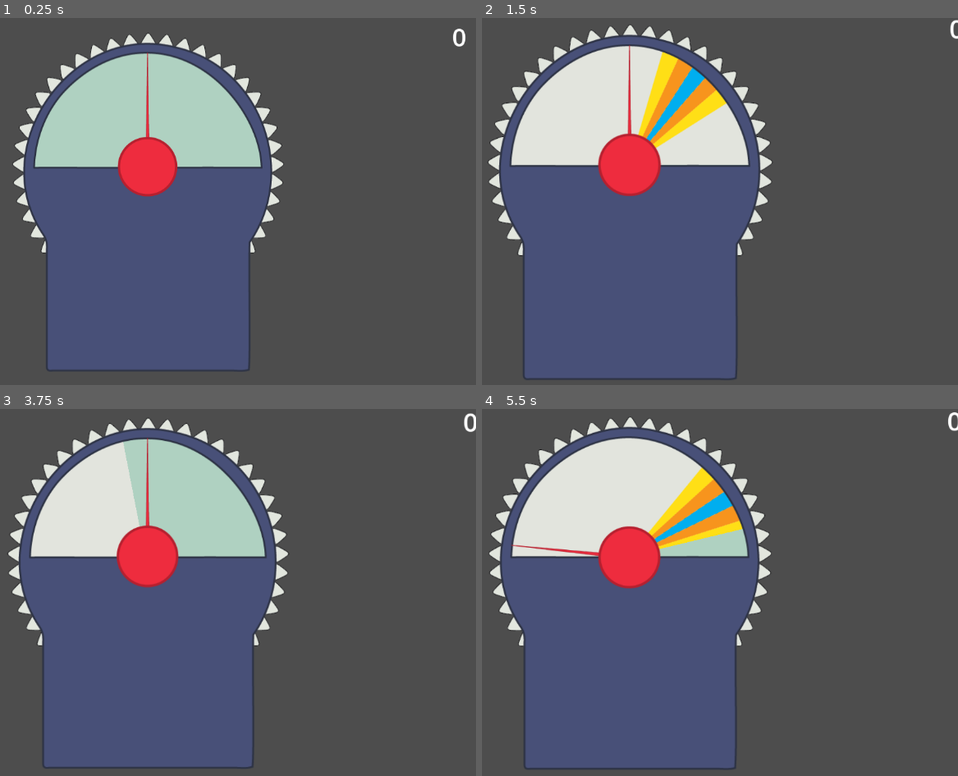
Above: before the commit, frames 1-4 (two rows, left to right).
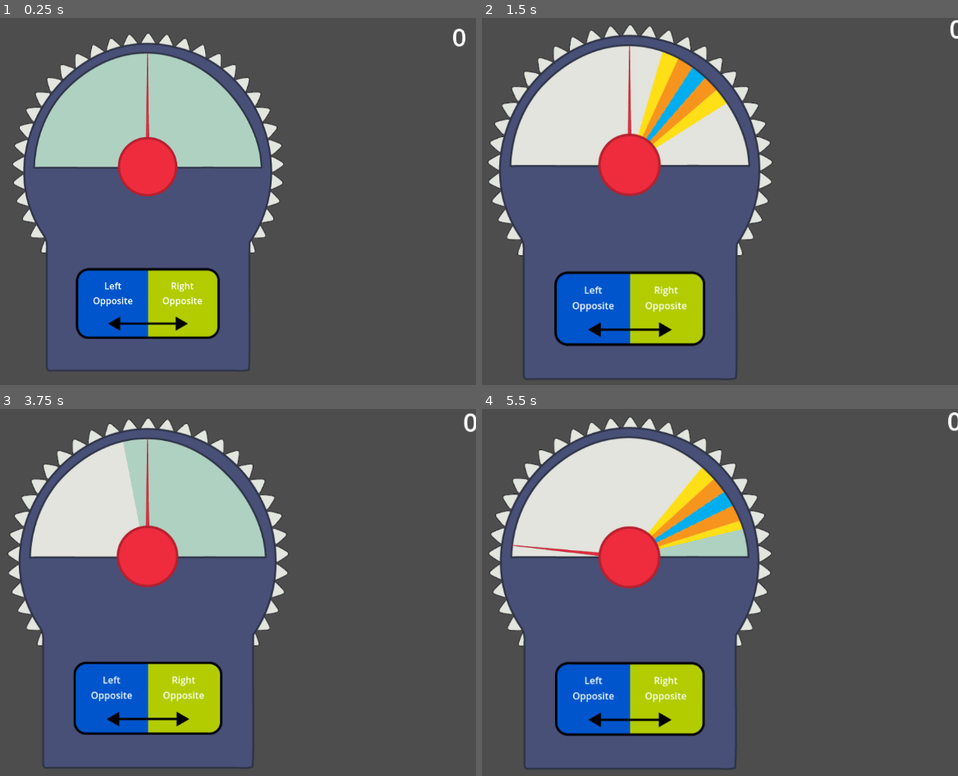
Above: after the commit, the same moments.

Repository: EshanDoes/wavelength--digital-version-
Game: Godot game, scene res://main.tscn
The game is run twice, just before and just after one commit, with the same random seed, the same clock (stepped at 60 frames per second) and the same inputs.
Inputs (mouse positions are in pixels of both pictures, inside the frame that each line leads up to):
- Up to frame 1 (0.25 s): no input
- Up to frame 2 (1.5 s): tap Enter at 0.5 s; move the mouse to (772, 183) at 0.52 s; press the mouse at (772, 183) at 0.53 s; hold Right 0.53-1.28 s; move the mouse to (501, 219) at 1.27 s; release the mouse at (501, 219) at 1.28 s; hold Down from 1.28 s (still down); tap Alt at 1.35 s
- Up to frame 3 (3.75 s): tap Space at 2, 3.5 s; move the mouse to (214, 511) at 2.02 s; release Down at 2.03 s; hold Right 2.03-2.78 s; tap Shift at 2.1 s; tap Enter at 2.75 s; move the mouse to (114, 665) at 2.77 s; hold Up 2.78-3.53 s; click (114, 665) at 2.85 s; move the mouse to (342, 647) at 3.52 s; hold Left from 3.53 s (still down); tap Alt at 3.6 s
- Up to frame 4 (5.5 s): move the mouse to (outside the picture) at 4.27 s; tap Shift at 4.35 s; tap Enter at 5 s; move the mouse to (662, 592) at 5.02 s; release Left at 5.03 s; press the mouse at (662, 592) at 5.03 s; hold Down from 5.03 s (still down)

The runs differ from the first frame. In frame 1, 5.8% of the frame differs, in the area x 15-47%, y 68-88%; in frame 2, 6.4%, in the area x 15-47%, y 68-90%; in frame 3, 6.2%; in frame 4, 6.3%.

Commit message:
Hourly Commit 5 (Day 5)
Added the card to the game, as well as giving the two halves randomly generated colors. Next up is adding all the opposites...

Diff:
--- a/main.tscn
+++ b/main.tscn
@@ -7,10 +7,15 @@
 [ext_resource type="Texture2D" uid="uid://x3mcta2tdgs4" path="res://sprites/board/boardselector.png" id="4_1bvp3"]
 [ext_resource type="AudioStream" uid="uid://ewqnov2ow463" path="res://sounds/sliding.ogg" id="4_272bh"]
 [ext_resource type="Script" uid="uid://dt7l7gb4psnty" path="res://scripts/selector.gd" id="4_lquwl"]
+[ext_resource type="Texture2D" uid="uid://bme352856811p" path="res://sprites/card/leftcard.png" id="8_4c57u"]
 [ext_resource type="Script" uid="uid://cliy8teaersbg" path="res://scripts/camerazoom.gd" id="8_5vw27"]
+[ext_resource type="Script" uid="uid://0bh773ts088m" path="res://scripts/cards.gd" id="8_efxa6"]
+[ext_resource type="Texture2D" uid="uid://nugo8nevivo0" path="res://sprites/card/rightcard.png" id="9_efxa6"]
 
 [sub_resource type="RectangleShape2D" id="RectangleShape2D_1bvp3"]
 size = Vector2(0.5, 13)
+
+[sub_resource type="LabelSettings" id="LabelSettings_efxa6"]
 
 [sub_resource type="LabelSettings" id="LabelSettings_7mycd"]
 font_size = 44
@@ -83,6 +88,46 @@
 position = Vector2(0, -188)
 shape = SubResource("RectangleShape2D_1bvp3")
 
+[node name="Card" type="StaticBody2D" parent="."]
+position = Vector2(578, 500)
+script = ExtResource("8_efxa6")
+
+[node name="lefthalf" type="Sprite2D" parent="Card"]
+modulate = Color(1, 0, 0, 1)
+position = Vector2(-63.5, 0)
+texture = ExtResource("8_4c57u")
+region_enabled = true
+region_rect = Rect2(0, 0, 126.5, 125)
+
+[node name="righthalf" type="Sprite2D" parent="Card"]
+modulate = Color(0, 0, 0.8, 1)
+position = Vector2(63, 0)
+texture = ExtResource("9_efxa6")
+region_enabled = true
+region_rect = Rect2(52, 0, 126.5, 125)
+
+[node name="lefttext" type="Label" parent="Card"]
+offset_left = -123.0
+offset_top = -59.0
+offset_bottom = 22.0
+text = "Left
+Opposite"
+label_settings = SubResource("LabelSettings_efxa6")
+horizontal_alignment = 1
+vertical_alignment = 1
+autowrap_mode = 2
+
+[node name="righttext" type="Label" parent="Card"]
+offset_top = -59.0
+offset_right = 122.0
+offset_bottom = 22.0
+text = "Right
+Opposite"
+label_settings = SubResource("LabelSettings_efxa6")
+horizontal_alignment = 1
+vertical_alignment = 1
+autowrap_mode = 2
+
 [node name="Points Counter" type="Label" parent="."]
 anchors_preset = 1
 anchor_left = 1.0
--- /dev/null
+++ b/scripts/cards.gd
@@ -0,0 +1,15 @@
+extends Node
+
+var leftColor = Color.from_hsv(1,1,1)
+var rightColor = Color.from_hsv(1,1,1)
+
+func _ready():
+	randomColors()
+
+# Generate a random color for each half of the card (the code Color.from_hsv(randf(), 1, 1) is taken from Copilot AI Summary)
+func randomColors():
+	leftColor = Color.from_hsv(randf(), 1, 0.8)
+	rightColor = Color.from_hsv(randf(), 1, 0.8)
+
+	$lefthalf.modulate = leftColor
+	$righthalf.modulate = rightColor
Not shown: 1 places in main.tscn that only renumber resources
Not shown, added: scripts/cards.gd.uid
Renamed: sprites/board/leftcard.png -> sprites/card/leftcard.png
Not shown, changed: sprites/card/leftcard.png.import
Renamed: sprites/board/rightcard.png -> sprites/card/rightcard.png
Not shown, changed: sprites/card/rightcard.png.import
